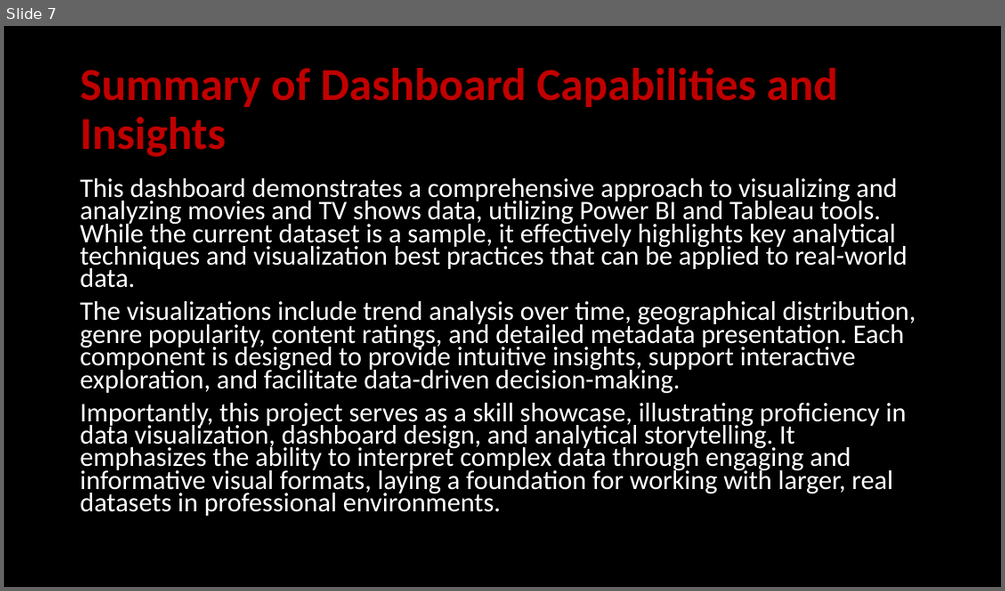
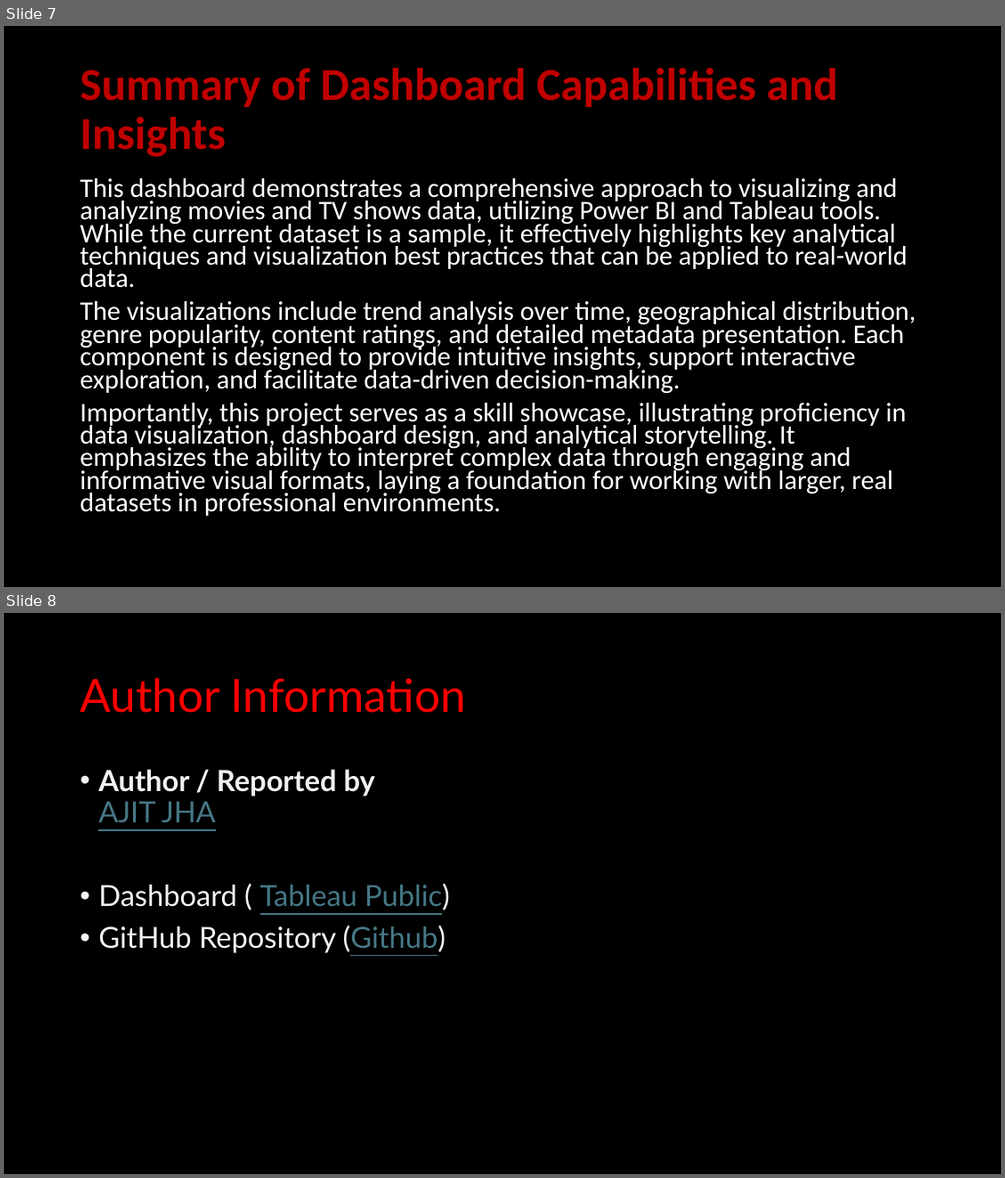
Before and after one commit to Ajitjha3095/Netflix-Dashboard-in-Tableau-Power-BI, a slide deck: Netflix.pptx. Shown one above the other, each under a label of ours: slide 7 before the commit, slides 7 and 8 after it. The pictures are 1005x591 and 1005x1178 pixels, drawn with LibreOffice and Linux fonts; fonts in the diff are those of the drawing. Boxes give left, top, right and bottom in pixels: in the first picture for what was removed or moved away, otherwise in the second. Text is boxed around its words. In the diff, an @@ line names an element or a change of style, - is before the commit and + after.

```diff
--- a/Netflix.pptx
+++ b/Netflix.pptx
@@ slide 8 added at (4,613,1001,1174), background #000000 @@
@@ title added at (80,678,466,713), 44 pt, text #FF0000 @@
+Author Information
@@ text added at (98,769,450,953), 28 pt, text #F2F2F2 @@
+• Author / Reported by
+  AJIT JHA
+• Dashboard ()Tableau Public)
+• GitHub Repository (Github)
```
Also in this commit, not shown: 2 slides changed.
